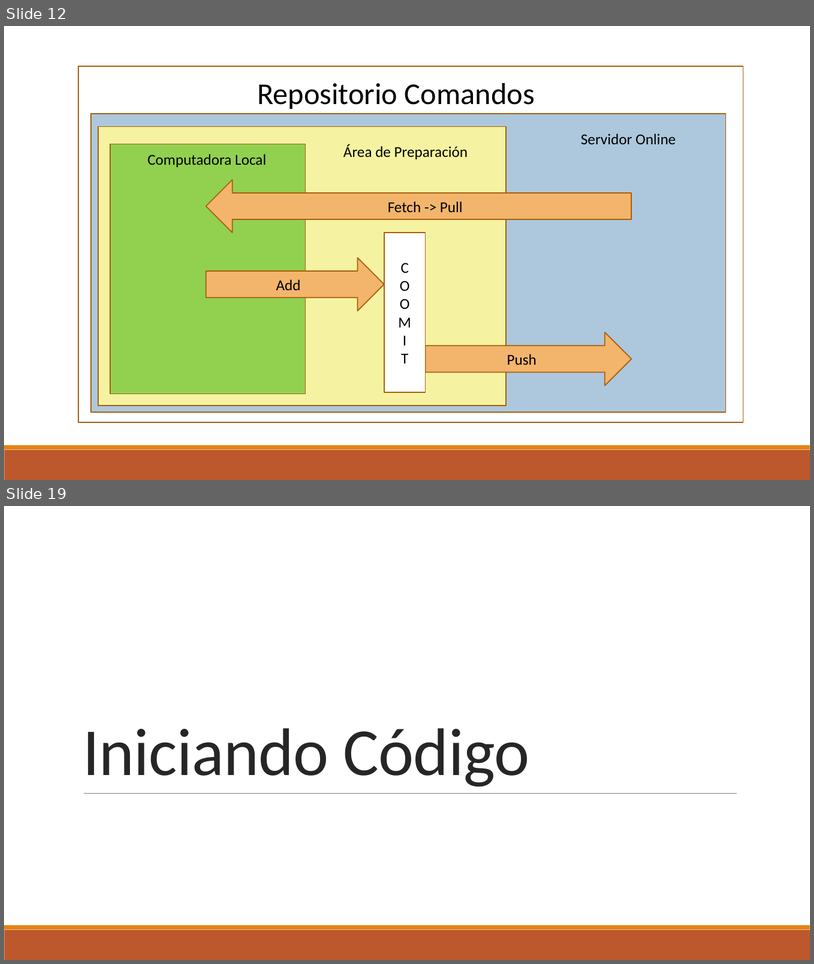
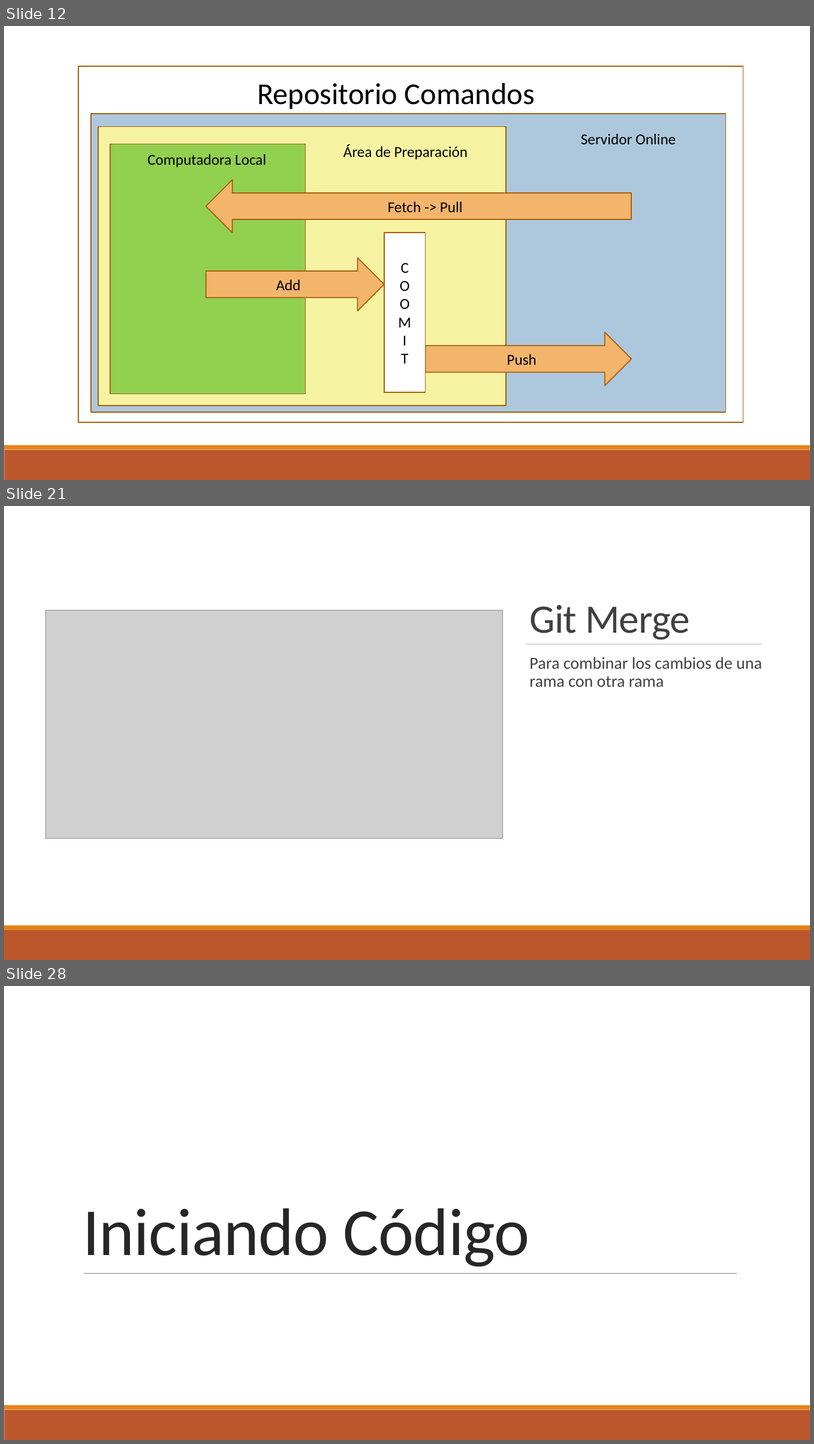
Before and after one commit to DuckHunter213/TutorialGit, a slide deck: Git.pptx. Shown one above the other, each under a label of ours: slides 12 and 19 before the commit, slides 12, 21 and 28 after it; the slides between them are not shown. The pictures are 814x964 and 814x1444 pixels, drawn with LibreOffice and Linux fonts; fonts in the diff are those of the drawing; grey boxes stand for pictures; background and template pictures are left out. Boxes give left, top, right and bottom in pixels: in the first picture for what was removed or moved away, otherwise in the second. Text is boxed around its words. In the diff, an @@ line names an element or a change of style, - is before the commit and + after.

Commit message:
Cambios para la presentación del Viernes

```diff
--- a/Git.pptx
+++ b/Git.pptx
@@ slide 21 added at (x1=4, y1=506, x2=810, y2=960), background #FFFFFF @@
@@ rectangle added at (x1=4, y1=506, x2=810, y2=925), fill #FFFFFF @@
@@ picture added at (x1=46, y1=610, x2=503, y2=839) @@
@@ title added at (x1=530, y1=605, x2=690, y2=640), 48 pt, text #404040 @@
+Git Merge
@@ line added from (526, 644) to (762, 644), #808080 0.5 pt @@
@@ text added at (x1=530, y1=657, x2=762, y2=687), 20 pt, text #404040 @@
+  Para combinar los cambios de una rama con otra rama
@@ rectangle added at (x1=4, y1=925, x2=810, y2=930), fill #E48312 @@
@@ rectangle added at (x1=4, y1=930, x2=810, y2=960), fill #BD582C @@
@@ what was slide 19 is now slide 28 @@
```
Also in this commit, not shown: 14 other slides added, 2 slides removed.
